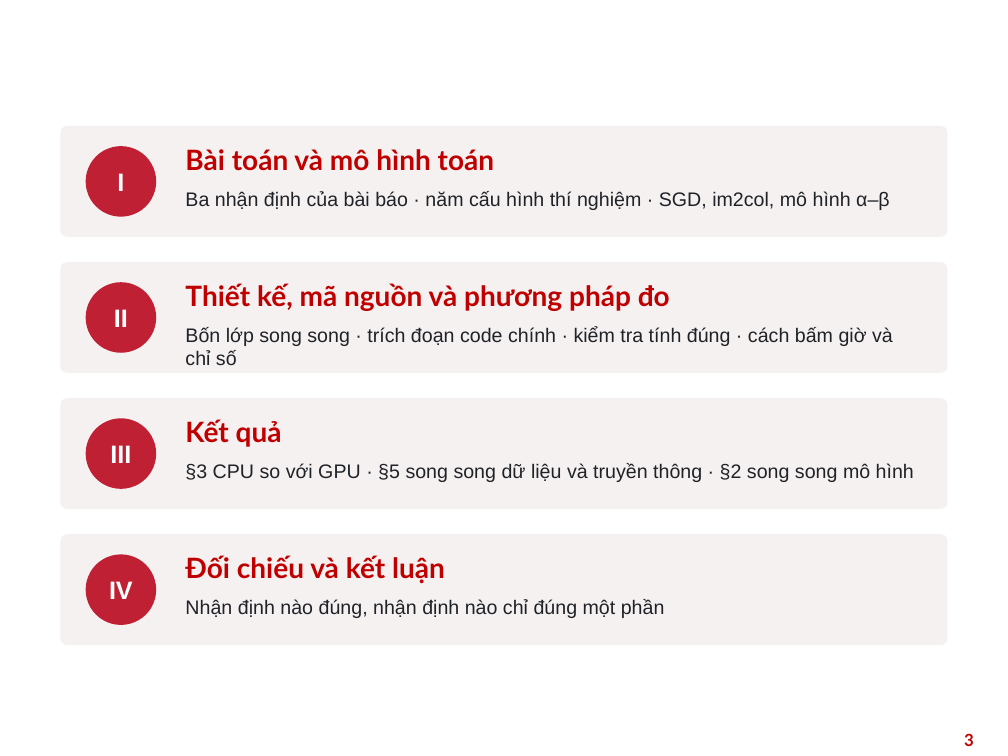
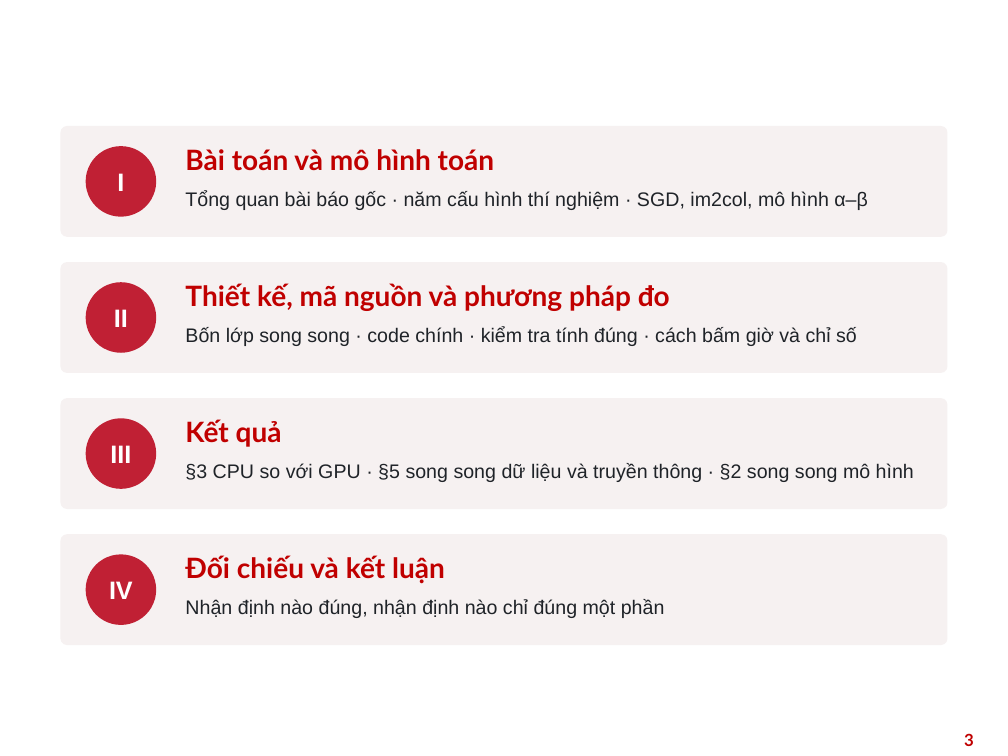
Before and after one commit to ngocvinhvu/High-Performance-Computing, a slide deck: slide 3 of slides/HPC_Nhom10_ParallelDistributedDL.pptx. Drawn at 1008x756 pixels with LibreOffice and Linux fonts; fonts in the diff are those of the drawing; background and template pictures are left out. Boxes give left, top, right and bottom in pixels: in the first picture for what was removed or moved away, otherwise in the second. Text is boxed around its words. In the diff, an @@ line names an element or a change of style, - is before the commit and + after.

```diff
--- a/slides/HPC_Nhom10_ParallelDistributedDL.pptx
+++ b/slides/HPC_Nhom10_ParallelDistributedDL.pptx
@@ text at (x1=185, y1=190, x2=868, y2=210): text changed @@
-Ba nhận định của bài báo · năm cấu hình thí nghiệm · SGD, im2col, mô hình α–β
+Tổng quan bài báo gốc · năm cấu hình thí nghiệm · SGD, im2col, mô hình α–β
@@ text at (x1=185, y1=326, x2=857, y2=346): text changed @@
-Bốn lớp song song · trích đoạn code chính · kiểm tra tính đúng · cách bấm giờ và chỉ số
+Bốn lớp song song · code chính · kiểm tra tính đúng · cách bấm giờ và chỉ số
```
Also in this commit, not shown: 1 other slide changed, 1 slide added, 2 other files.
